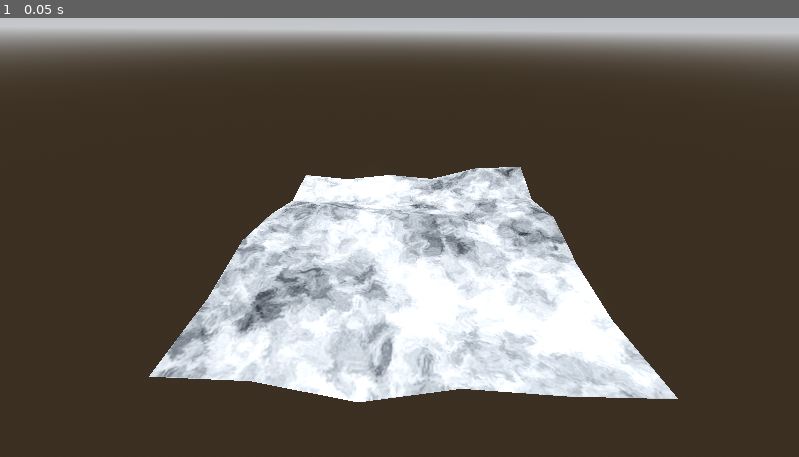
Above: before the commit, frame 1.
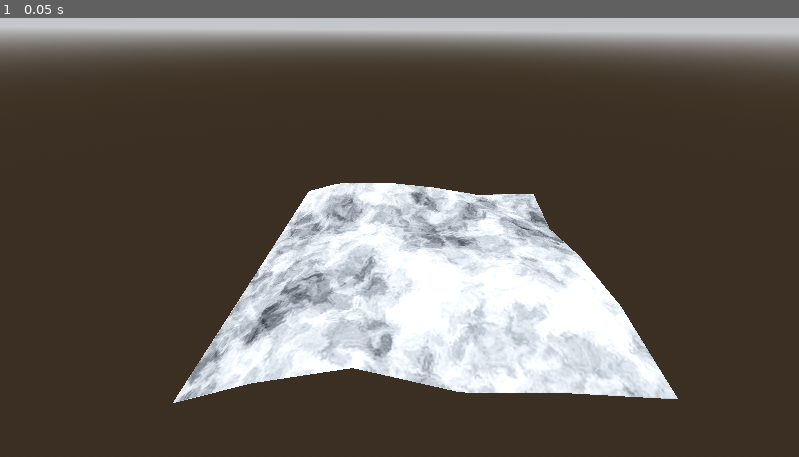
Above: after the commit, the same moment.

Repository: perfectwing1236/COMP-360-Group-2
Game: Godot game, scene res://root.tscn
Same seed, same stepped clock (60 frames per second), same inputs: the game is played once before the commit and once after it.
Inputs:
- Up to frame 1 (0.05 s): no input

The runs differ from the first frame. In frame 1, 11% of the frame differs, in the area x 18-85%, y 33-88%.

Commit message:
Changed vertex algorithm to make darker areas lower.

Diff:
--- a/landscape.gd
+++ b/landscape.gd
@@ -18,16 +18,16 @@
 
 func _quad(st : SurfaceTool, pt : Vector3, count : Array[int], uvpt: Vector2, uvlen: Vector2, noise):
 	st.set_uv( Vector2(uvpt[0], uvpt[1]) )
-	st.add_vertex( pt + Vector3(0, (1-_getHeight(uvpt[0]*(noise.get_height()-1), uvpt[1]*(noise.get_width()-1),noise)), 0) ) # vertex 0
+	st.add_vertex( pt + Vector3(0, (_getHeight(uvpt[0]*(noise.get_height()), uvpt[1]*(noise.get_width()),noise)), 0) ) # vertex 0
 	count[0] += 1
 	st.set_uv( Vector2(uvpt[0] + uvlen[0], uvpt[1]) )
-	st.add_vertex( pt + Vector3(1, (1-_getHeight((uvpt[0]+uvlen[0])*(noise.get_height()-1), uvpt[1]*(noise.get_width()-1),noise)), 0) ) # vertex 1
+	st.add_vertex( pt + Vector3(1, (_getHeight((uvpt[0]+uvlen[0])*(noise.get_height()), uvpt[1]*(noise.get_width()),noise)), 0) ) # vertex 1
 	count[0] += 1
 	st.set_uv( Vector2(uvpt[0] + uvlen[0], uvpt[1] + uvlen[1]) )
-	st.add_vertex( pt + Vector3(1, (1-_getHeight((uvpt[0]+uvlen[0])*(noise.get_height()-1), (uvpt[1]+uvlen[1])*(noise.get_width()-1),noise)), 1) ) # vertex 2
+	st.add_vertex( pt + Vector3(1, (_getHeight((uvpt[0]+uvlen[0])*(noise.get_height()), (uvpt[1]+uvlen[1])*(noise.get_width()),noise)), 1) ) # vertex 2
 	count[0] += 1
 	st.set_uv( Vector2(uvpt[0], uvpt[1] + uvlen[1]) )
-	st.add_vertex( pt + Vector3(0, (1-_getHeight(uvpt[0]*(noise.get_height()-1), (uvpt[1]+uvlen[1])*(noise.get_width()-1),noise)), 1) ) # vertex 3
+	st.add_vertex( pt + Vector3(0, (_getHeight(uvpt[0]*(noise.get_height()), (uvpt[1]+uvlen[1])*(noise.get_width()),noise)), 1) ) # vertex 3
 	count[0] += 1
 
 	st.add_index(count[0] - 4) # make the first triangle
